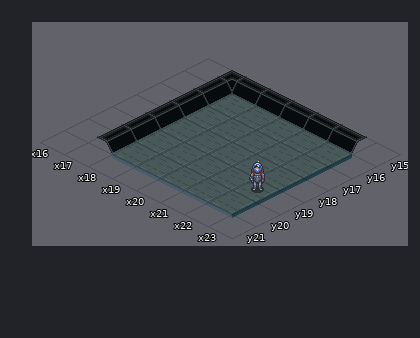
Two versions of a level (Tiled map, res/tiled/levels/alphamap.tmx). Above is the file before it was changed.
Cells are 48x24 px. Isometric: x runs down to the right, y down to the left. Shown: x 16..23, y 15..21.
The same view after the edit:
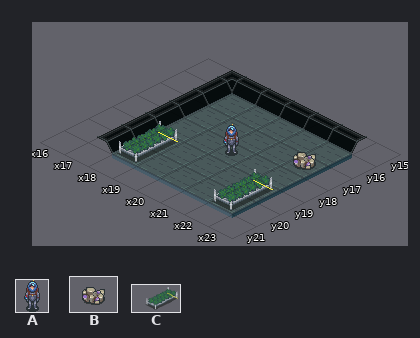
Key: from "colls": A 2 "player", B 7 "iron", C 9 "hydroponics".
Objects are placed by the point they stand on, in cells (3,4 is the top-left corner of cell 3,4); size is 1x1 cell unless given.
Change:
--- layer "entities"
-A "player" at 22.6,19.6 size 0.7x1.3
+A "player" at 20.6,18.6 size 0.7x1.3
+B "iron" at 23,17.9 size 1x1.5
+C "hydroponics" at 19.1,21 size 1.9x2.1
+C "hydroponics" at 23,21 size 1.9x2.1
Where, in picture pixels (left, top, right, bottom), the same in both pictures:
added: (117, 121, 179, 163)
new place: (223, 124, 239, 156)
added: (293, 152, 316, 170)
changed: (212, 161, 274, 211)
